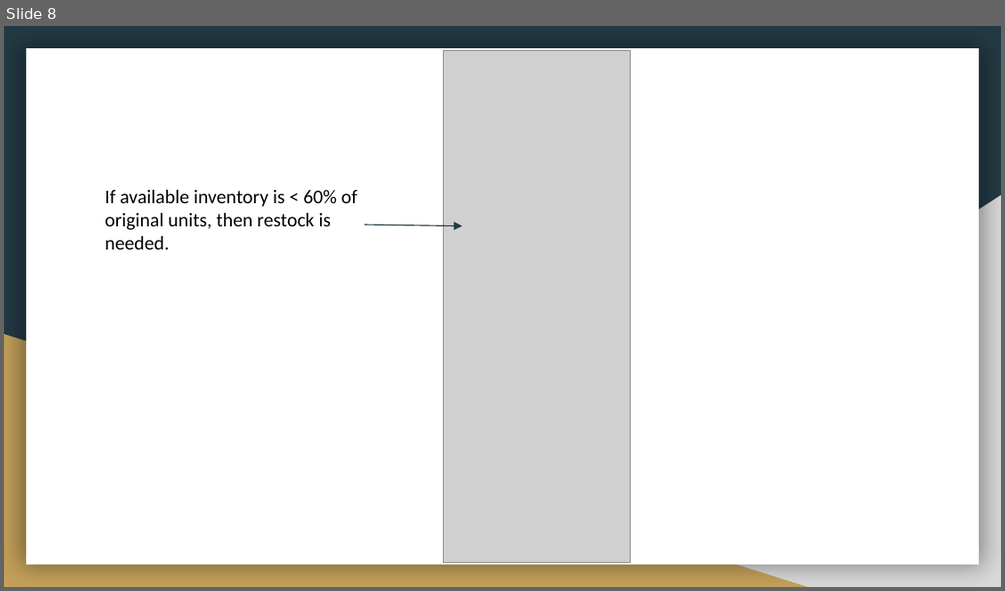
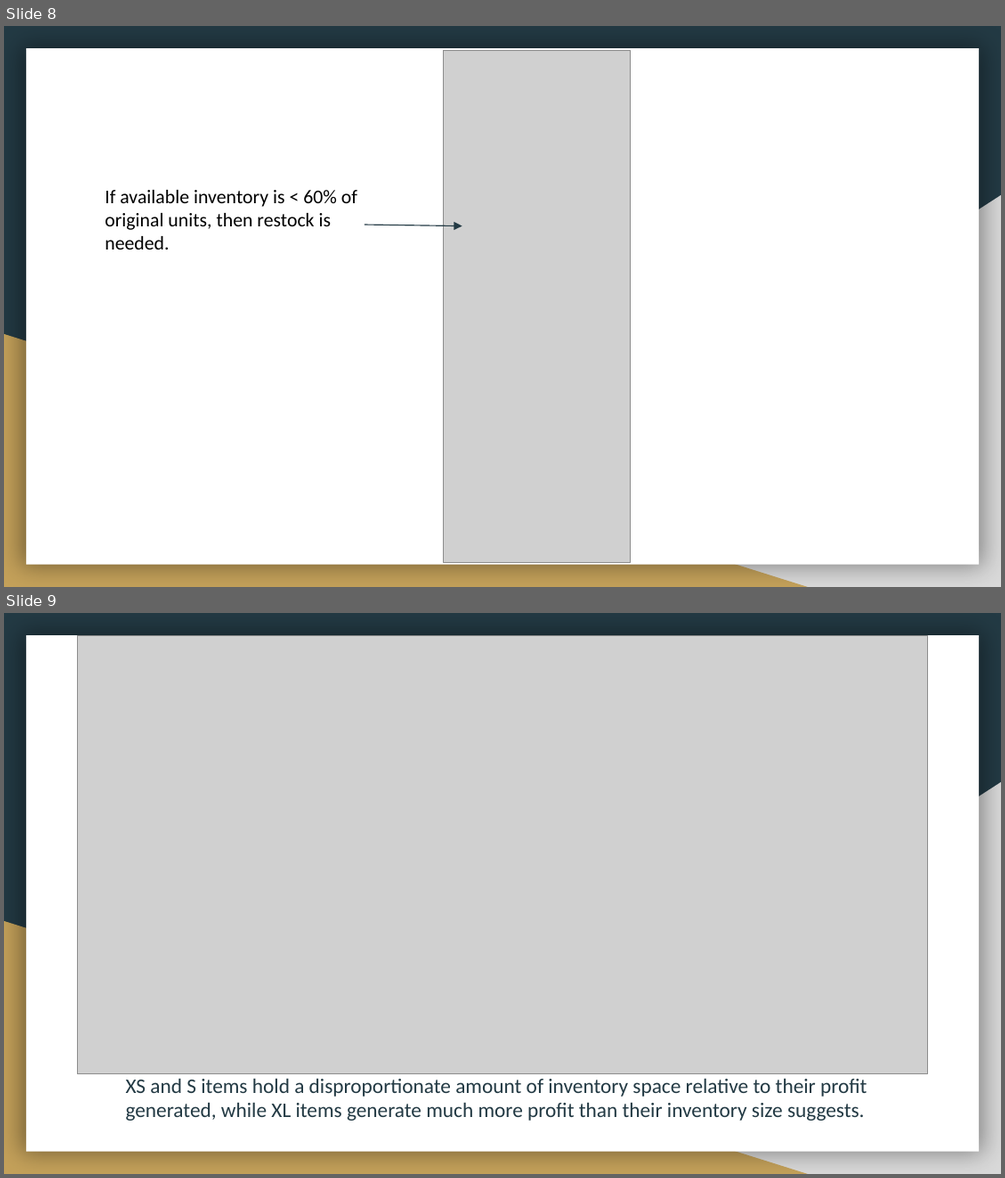
Before and after one commit to reetyf/tjx, a slide deck: tjx.pptx. Shown one above the other, each under a label of ours: slide 8 before the commit, slides 8 and 9 after it. The pictures are 1005x591 and 1005x1178 pixels, drawn with LibreOffice and Linux fonts; fonts in the diff are those of the drawing; grey boxes stand for pictures. Boxes give left, top, right and bottom in pixels: in the first picture for what was removed or moved away, otherwise in the second. Text is boxed around its words. In the diff, an @@ line names an element or a change of style, - is before the commit and + after.

```diff
--- a/tjx.pptx
+++ b/tjx.pptx
@@ slide 9 added at bbox=[4, 613, 1001, 1174], background #233A44; not listed: 3 template elements that a slide beside it also shows @@
@@ picture added at bbox=[78, 636, 928, 1075] @@
@@ text added at bbox=[126, 1078, 866, 1120], 15 pt, text #233A44 @@
+XS and S items hold a disproportionate amount of inventory space relative to their profit generated, while XL items generate much more profit than their inventory size suggests.
```
Also in this commit, not shown: 1 slide changed, 1 other slide added, 2 slides removed.
